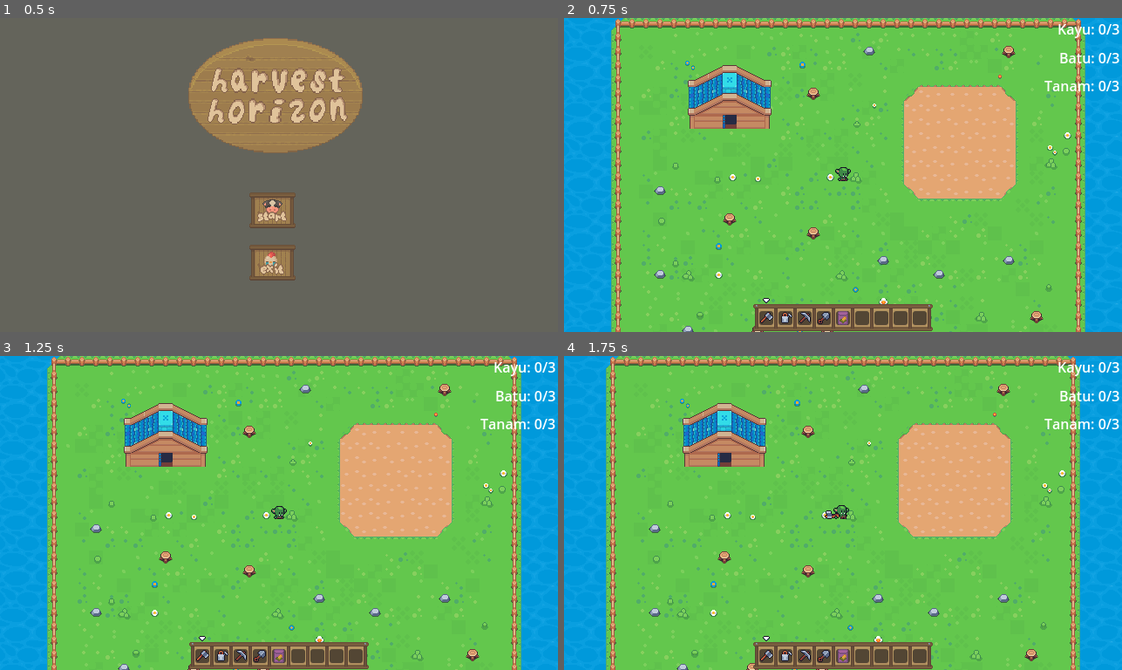
Above: before the commit, frames 1-4 (two rows, left to right).
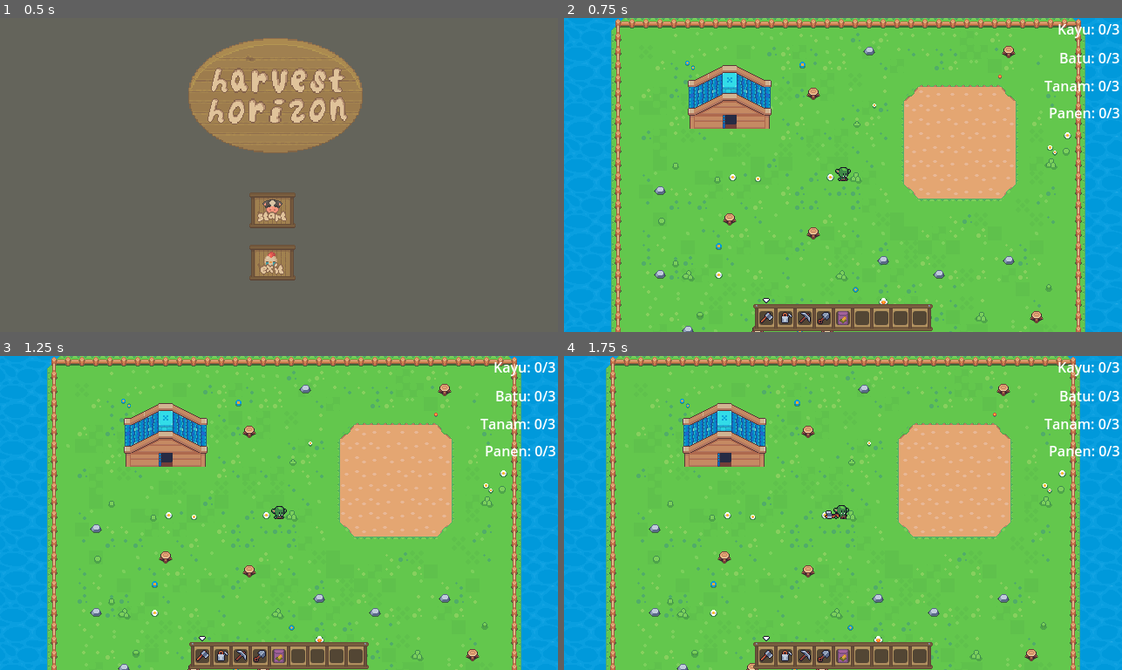
Above: after the commit, the same moments.

Repository: DwikyAhmad/gamejam
Game: Godot game, scene res://scenes/MainMenu.tscn
Same seed, same stepped clock (60 frames per second), same inputs: the game is played once before the commit and once after it.
Inputs (mouse positions are in pixels of both pictures, inside the frame that each line leads up to):
- Up to frame 1 (0.5 s): no input
- Up to frame 2 (0.75 s): click (837, 209) at 0.5 s
- Up to frame 3 (1.25 s): no input
- Up to frame 4 (1.75 s): tap Enter at 1.25 s; move the mouse to (965, 497) at 1.27 s; hold D (right) from 1.28 s (still down); click (965, 497) at 1.35 s

Frame 1 is identical in both runs. In frame 2, 0.2% of the frame differs, in the area x 87-100%, y 28-32%; in frame 3, 0.2%; in frame 4, 0.2%.

Commit message:
feat: added crop growth, able to harvest

Diff:
--- a/scenes/MainMenu.tscn
+++ b/scenes/MainMenu.tscn
@@ -78,6 +78,7 @@
 script = ExtResource("1_upwne")
 
 [node name="StartButton" type="TextureButton" parent="Control"]
+layout_mode = 0
 offset_left = 286.0
 offset_top = 200.0
 offset_right = 339.0
@@ -86,6 +87,7 @@
 texture_normal = SubResource("AtlasTexture_ksova")
 
 [node name="ExitButton" type="TextureButton" parent="Control"]
+layout_mode = 0
 offset_left = 286.0
 offset_top = 260.0
 offset_right = 339.0
--- a/scenes/hud.tscn
+++ b/scenes/hud.tscn
@@ -196,6 +196,7 @@
 script = ExtResource("9_gxdec")
 
 [node name="WoodGoal" type="Label" parent="goals"]
+layout_mode = 0
 offset_left = 237.0
 offset_top = -32.0
 offset_right = 277.0
@@ -214,6 +215,13 @@
 offset_top = 33.0
 offset_right = 262.0
 offset_bottom = 56.0
+
+[node name="HarvestGoal" type="Label" parent="goals"]
+layout_mode = 0
+offset_left = 227.0
+offset_top = 64.0
+offset_right = 267.0
+offset_bottom = 87.0
 
 [node name="popup" type="Control" parent="."]
 layout_mode = 3
--- a/scenes/player.tscn
+++ b/scenes/player.tscn
@@ -15,6 +15,7 @@
 [ext_resource type="Script" path="res://scripts/player/pickaxe_state.gd" id="13_tly2o"]
 [ext_resource type="Script" path="res://scripts/player/dig_state.gd" id="14_mywm7"]
 [ext_resource type="Script" path="res://scripts/player/plant_state.gd" id="15_3as6l"]
+[ext_resource type="Script" path="res://scripts/harvest_state.gd" id="16_iaqjx"]
 
 [sub_resource type="RectangleShape2D" id="RectangleShape2D_u1w0r"]
 size = Vector2(11, 11)
@@ -484,3 +485,8 @@
 script = ExtResource("15_3as6l")
 player = NodePath("../..")
 animated_sprite_2d = NodePath("../../AnimatedSprite2D")
+
+[node name="Harvest" type="Node" parent="StateMachine" node_paths=PackedStringArray("player", "animated_sprite_2d")]
+script = ExtResource("16_iaqjx")
+player = NodePath("../..")
+animated_sprite_2d = NodePath("../../AnimatedSprite2D")
--- a/scenes/world.tscn
+++ b/scenes/world.tscn
@@ -1,10 +1,11 @@
-[gd_scene load_steps=10 format=4 uid="uid://bqbidmasg4ahj"]
+[gd_scene load_steps=11 format=4 uid="uid://bqbidmasg4ahj"]
 
 [ext_resource type="Texture2D" uid="uid://cktacoqjvo2p" path="res://assets/Sunnyside_World_Assets/Tileset/spr_tileset_sunnysideworld_16px.png" id="2_gxw36"]
 [ext_resource type="TileSet" uid="uid://b4tvlj4x14fb" path="res://resource/tileset.tres" id="2_h0hbv"]
 [ext_resource type="PackedScene" uid="uid://b6pjigmq51muo" path="res://scenes/player.tscn" id="2_t3brq"]
 [ext_resource type="PackedScene" uid="uid://2rxpaf6ow5l4" path="res://scenes/hud.tscn" id="3_5jvmr"]
 [ext_resource type="Texture2D" uid="uid://w6a22j7qcf2e" path="res://assets/Sunnyside_World_Assets/Tileset/spr_tileset_sunnysideworld_forest_32px.png" id="3_lcey8"]
+[ext_resource type="Script" path="res://scripts/crop_system.gd" id="6_8by0q"]
 
 [sub_resource type="TileMapPattern" id="TileMapPattern_bxjd7"]
 tile_data = PackedInt32Array(0, 458753, 3, 65536, 851969, 4, 131072, 851969, 5, 1, 524289, 3, 65537, 917505, 4, 131073, 917505, 5)
@@ -1968,3 +1969,6 @@
 [node name="CanvasLayer" type="CanvasLayer" parent="."]
 
 [node name="Hud" parent="CanvasLayer" instance=ExtResource("3_5jvmr")]
+
+[node name="CropSystem" type="Node" parent="."]
+script = ExtResource("6_8by0q")
--- /dev/null
+++ b/scripts/crop_system.gd
@@ -0,0 +1,93 @@
+extends Node
+
+signal crop_ready_for_harvest(position: Vector2i)
+
+@onready var plant_tilemap: TileMapLayer = get_tree().get_root().get_node("World/Plants")
+
+# Dictionary to track planted crops: {Vector2i: crop_data}
+var planted_crops = {}
+
+# Crop growth stages (tile coordinates for different growth phases)
+var corn_growth_stages = [
+    Vector2i(60, 12),  # Seed/Sprout
+    Vector2i(60, 13),  # Small plant
+    Vector2i(60, 15),  # Medium plant
+    Vector2i(60, 17),  # Large plant
+]
+
+# Growth time per stage (in seconds)
+var growth_time_per_stage = 5.0  # Adjust this for game balance
+
+func _ready():
+    # Connect to existing plant events if needed
+    pass
+
+func plant_crop(tile_pos: Vector2i, crop_type: String = "corn"):
+    var crop_data = {
+        "type": crop_type,
+        "stage": 0,
+        "planted_time": Time.get_time_dict_from_system(),
+        "last_growth_time": Time.get_time_dict_from_system()
+    }
+
+    planted_crops[tile_pos] = crop_data
+    update_crop_visual(tile_pos)
+
+    print("Planted ", crop_type, " at ", tile_pos)
+
+func _process(_delta):
+    update_crop_growth()
+
+func update_crop_growth():
+    var current_time = Time.get_time_dict_from_system()
+
+    for tile_pos in planted_crops.keys():
+        var crop = planted_crops[tile_pos]
+
+        # Calculate time since last growth
+        var time_diff = get_time_difference(crop.last_growth_time, current_time)
+
+        if time_diff >= growth_time_per_stage and crop.stage < corn_growth_stages.size() - 1:
+            crop.stage += 1
+            crop.last_growth_time = current_time
+            update_crop_visual(tile_pos)
+
+            # Check if crop is ready for harvest
+            if crop.stage == corn_growth_stages.size() - 1:
+                emit_signal("crop_ready_for_harvest", tile_pos)
+                print("Crop at ", tile_pos, " is ready for harvest!")
+
+func update_crop_visual(tile_pos: Vector2i):
+    var crop = planted_crops[tile_pos]
+    if crop.type == "corn" and crop.stage < corn_growth_stages.size():
+        plant_tilemap.set_cell(tile_pos, 2, corn_growth_stages[crop.stage])
+
+func harvest_crop(tile_pos: Vector2i) -> bool:
+    if tile_pos in planted_crops:
+        var crop = planted_crops[tile_pos]
+
+        # Check if crop is fully grown
+        if crop.stage == corn_growth_stages.size() - 1:
+            # Remove crop from tilemap and tracking
+            plant_tilemap.set_cell(tile_pos, -1)  # Remove tile
+            planted_crops.erase(tile_pos)
+
+            # Add harvested item to inventory or increment goal
+            Goals.goal_tracker.increment_harvest()  # You'll need to add this method
+
+            print("Harvested ", crop.type, " at ", tile_pos)
+            return true
+
+    return false
+
+func get_time_difference(time1: Dictionary, time2: Dictionary) -> float:
+    # Simple time difference calculation (you might want to improve this)
+    var seconds1 = time1.hour * 3600 + time1.minute * 60 + time1.second
+    var seconds2 = time2.hour * 3600 + time2.minute * 60 + time2.second
+    return abs(seconds2 - seconds1)
+
+func is_crop_harvestable(tile_pos: Vector2i) -> bool:
+    if tile_pos in planted_crops:
+        var crop = planted_crops[tile_pos]
+        return crop.stage == corn_growth_stages.size() - 1
+    return false
--- a/scripts/goal_tracker.gd
+++ b/scripts/goal_tracker.gd
@@ -6,6 +6,7 @@
 var wood_goal = {"current": 0, "target": 3}
 var stone_goal = {"current": 0, "target": 3}
 var seed_goal = {"current": 0, "target": 3}
+var harvest_goal = {"current": 0, "target": 3}
 var goals_completed = false
 
 func increment_wood():
@@ -23,18 +24,25 @@
     emit_signal("goal_updated", "seed", seed_goal.current, seed_goal.target)
     _check_all_goals_completed()
 
+func increment_harvest():
+    harvest_goal.current = min(harvest_goal.current + 1, harvest_goal.target)
+    emit_signal("goal_updated", "harvest", harvest_goal.current, harvest_goal.target)
+    _check_all_goals_completed()
+
 func get_progress(goal_type):
     match goal_type:
         "wood": return wood_goal
         "stone": return stone_goal
         "seed": return seed_goal
+        "harvest": return harvest_goal
         _: return null
 
 func _check_all_goals_completed():
     if not goals_completed and \
        wood_goal.current >= wood_goal.target and \
        stone_goal.current >= stone_goal.target and \
-       seed_goal.current >= seed_goal.target:
+       seed_goal.current >= seed_goal.target and \
+       harvest_goal.current >= harvest_goal.target:
         print("All goals completed")
         goals_completed = true
         emit_signal("all_goals_completed")
@@ -43,7 +51,9 @@
     wood_goal.current = 0
     stone_goal.current = 0
     seed_goal.current = 0
-    goals_completed = false  # Reset flag
+    harvest_goal.current = 0
+    goals_completed = false
     emit_signal("goal_updated", "wood", wood_goal.current, wood_goal.target)
     emit_signal("goal_updated", "stone", stone_goal.current, stone_goal.target)
     emit_signal("goal_updated", "seed", seed_goal.current, seed_goal.target)
+    emit_signal("goal_updated", "harvest", harvest_goal.current, harvest_goal.target)
--- a/scripts/goals_label.gd
+++ b/scripts/goals_label.gd
@@ -5,6 +5,7 @@
 @onready var wood_label = $WoodGoal
 @onready var stone_label = $StoneGoal
 @onready var seed_label = $SeedGoal
+@onready var harvest_label = $HarvestGoal
 
 func _ready():
     # Hubungkan sinyal dari goal tracker
@@ -19,13 +20,16 @@
         "wood": wood_label.text = "Kayu: %d/%d" % [current, target]
         "stone": stone_label.text = "Batu: %d/%d" % [current, target]
         "seed": seed_label.text = "Tanam: %d/%d" % [current, target]
+        "harvest": harvest_label.text = "Panen: %d/%d" % [current, target]
 
 func update_all_goals():
     # Update semua label goals
     var wood_progress = Goals.goal_tracker.get_progress("wood")
     var stone_progress = Goals.goal_tracker.get_progress("stone")
     var seed_progress = Goals.goal_tracker.get_progress("seed")
+    var harvest_progress = Goals.goal_tracker.get_progress("harvest")
 
     wood_label.text = "Kayu: %d/%d" % [wood_progress.current, wood_progress.target]
     stone_label.text = "Batu: %d/%d" % [stone_progress.current, stone_progress.target]
     seed_label.text = "Tanam: %d/%d" % [seed_progress.current, seed_progress.target]
+    harvest_label.text = "Panen: %d/%d" % [harvest_progress.current, harvest_progress.target]
--- /dev/null
+++ b/scripts/harvest_state.gd
@@ -0,0 +1,40 @@
+extends NodeState
+
+@export var player: Player
+@export var animated_sprite_2d: AnimatedSprite2D
+
+@onready var crop_system: Node = get_tree().get_root().get_node("World/CropSystem")
+
+func _on_process(_delta : float) -> void:
+    pass
+
+func _on_physics_process(_delta : float) -> void:
+    pass
+
+func _on_next_transitions() -> void:
+    GameInputEvents.tool_input()
+
+    var harvest_position = player.global_position
+
+    # Offset based on player direction
+    if !animated_sprite_2d.flip_h:
+        harvest_position.x += 16
+    else:
+        harvest_position.x -= 16
+
+    # Convert to tile coordinates
+    var plant_tilemap: TileMapLayer = get_tree().get_root().get_node("World/Plants")
+    var local_pos = plant_tilemap.to_local(harvest_position)
+    var tile_pos = plant_tilemap.local_to_map(local_pos)
+
+    # Try to harvest crop
+    if crop_system.is_crop_harvestable(tile_pos):
+        crop_system.harvest_crop(tile_pos)
+
+    transition.emit("Idle")
+
+func _on_enter() -> void:
+    pass
+
+func _on_exit() -> void:
+    pass
--- a/scripts/player/idle_state.gd
+++ b/scripts/player/idle_state.gd
@@ -46,6 +46,11 @@
         transition.emit('Plant')
     pass
 
+    # Add harvesting with hands (no tool selected)
+    if GameInputEvents.use_tool() \
+    && player.current_tool == DataTypes.Tools.None:
+        transition.emit('Harvest')
+
 
 func _on_enter() -> void:
     pass
--- a/scripts/player/plant_state.gd
+++ b/scripts/player/plant_state.gd
@@ -5,6 +5,7 @@
 
 @onready var ground_tilemap: TileMapLayer = get_tree().get_root().get_node("World/DiggedGrounds")
 @onready var plant_tilemap: TileMapLayer = get_tree().get_root().get_node("World/Plants")
+@onready var crop_system: Node = get_tree().get_root().get_node("World/CropSystem")
 var plant_tile_coords = []
 
 func _on_process(_delta : float) -> void:
@@ -39,7 +40,7 @@
         var tile_data = ground_tilemap.get_cell_tile_data(tile_pos)
         if tile_data and ((ground_tilemap.get_cell_atlas_coords(tile_pos) == Vector2i(50, 12) or ground_tilemap.get_cell_atlas_coords(tile_pos) == Vector2i(50, 13))):
             plant_tile_coords.append(tile_pos)
-            plant_tilemap.set_cell(tile_pos, 2, Vector2i(53, 12))
+            crop_system.plant_crop(tile_pos, "corn")
             Goals.goal_tracker.increment_seed()
 
     transition.emit("Idle")
Not shown, added: export/HarvestHorizon/index.apple-touch-icon.png.import
Not shown, added: export/HarvestHorizon/index.icon.png.import
Not shown, added: export/HarvestHorizon/index.png.import
Not shown, added: export/index.apple-touch-icon.png.import
Not shown, added: export/index.icon.png.import
Not shown, added: export/index.png.import
Not shown, added: export_presets.cfg
Not shown: 1 places in scenes/player.tscn that only renumber resources
Not shown, added: export/HarvestHorizon.zip
Not shown, added: export/HarvestHorizon/index.apple-touch-icon.png
Not shown, added: export/HarvestHorizon/index.audio.worklet.js
Not shown, added: export/HarvestHorizon/index.html
(and 13 more such lines)
